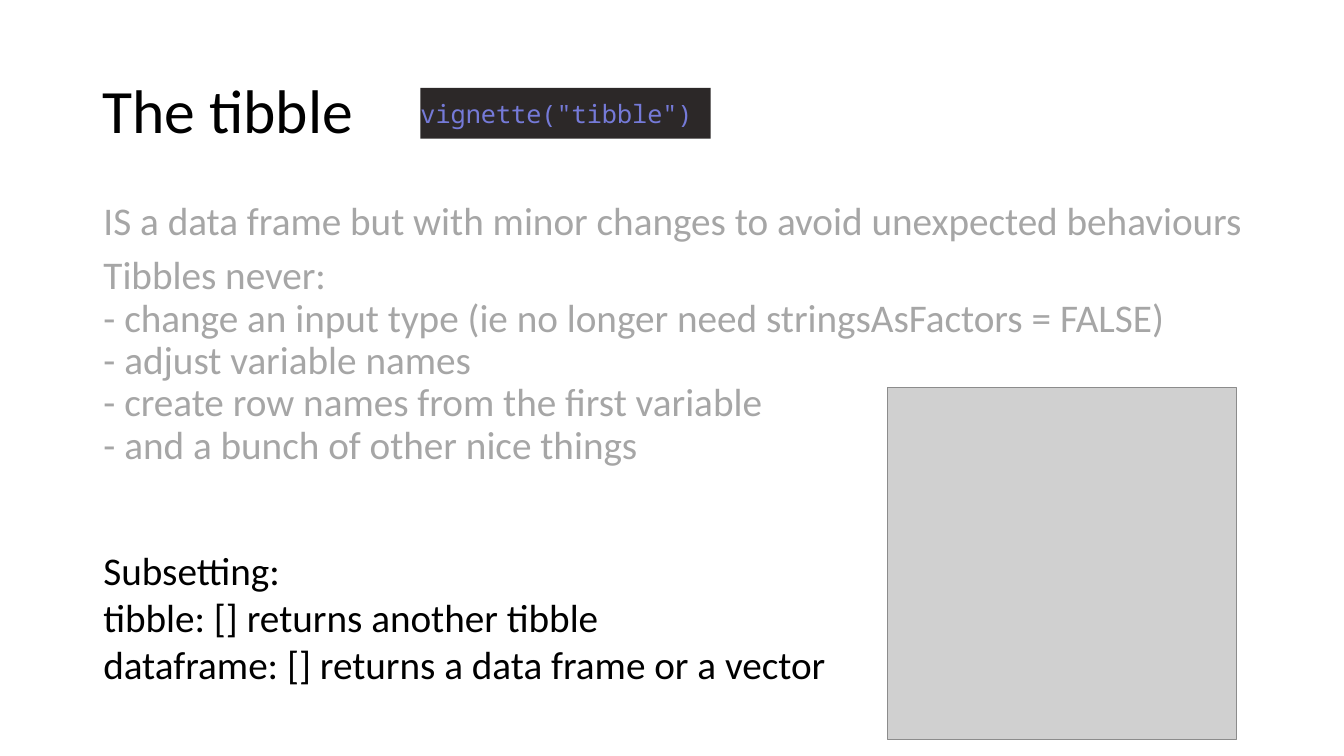
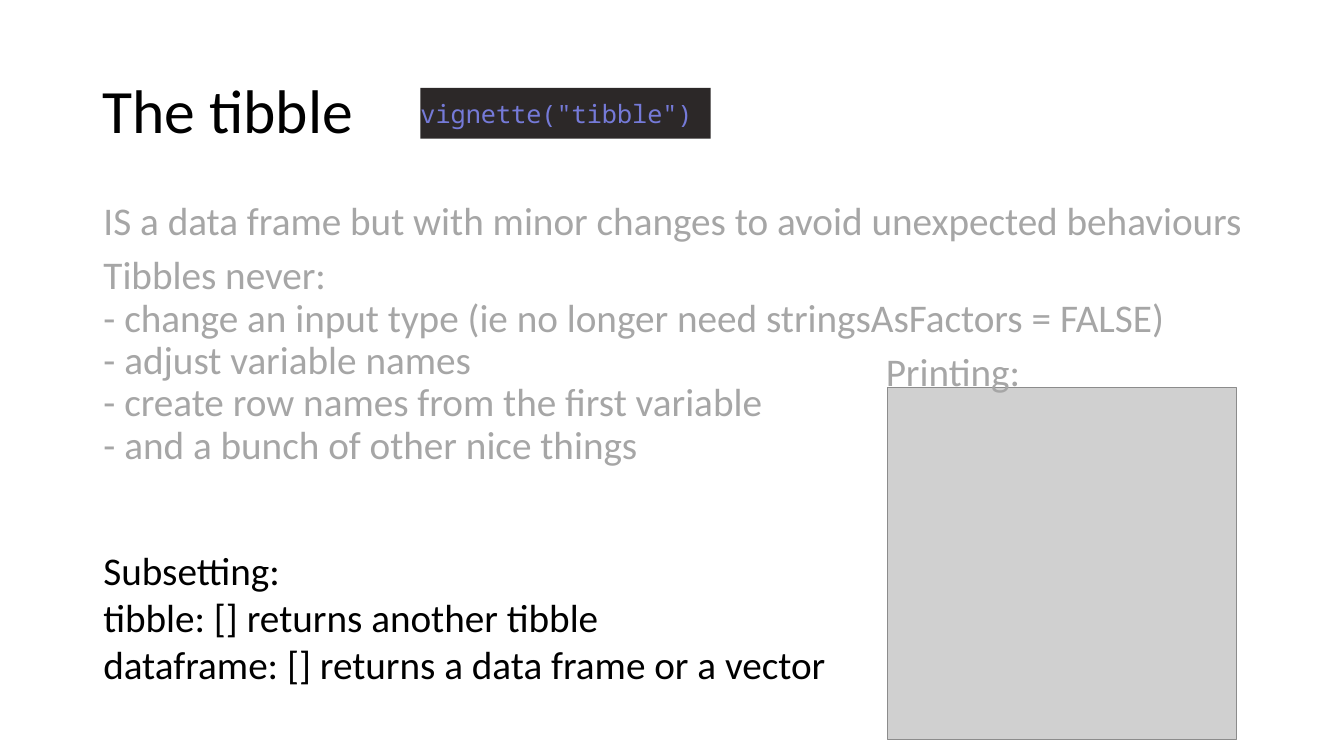
Before and after one commit to clward/tidyverseIntro, a slide deck: slide 12 of tidyverse.pptx. Drawn at 1344x756 pixels with LibreOffice and Linux fonts; fonts in the diff are those of the drawing; grey boxes stand for pictures. Boxes give left, top, right and bottom in pixels: in the first picture for what was removed or moved away, otherwise in the second. Text is boxed around its words. In the diff, an @@ line names an element or a change of style, - is before the commit and + after.

```diff
--- a/tidyverse.pptx
+++ b/tidyverse.pptx
@@ text added at <box>886,359,1020,396</box>, 28 pt, text #A6A6A6 @@
+Printing:
```
Also in this commit, not shown: 5 other slides changed, 2 slides added, 1 other file.
